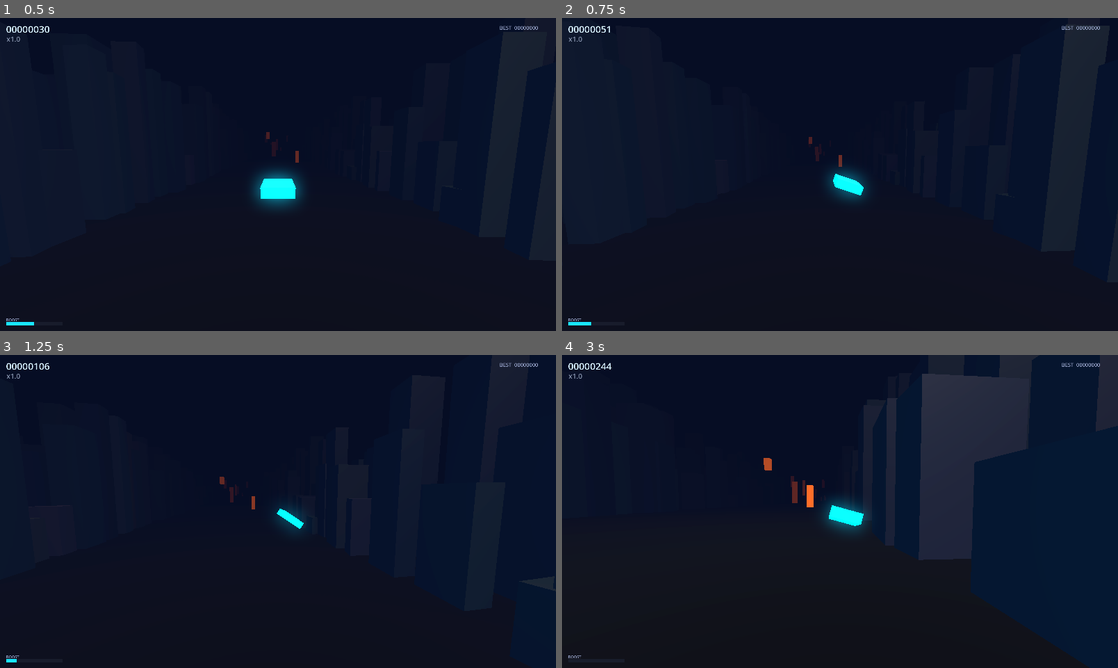
Above: before the commit, frames 1-4 (two rows, left to right).
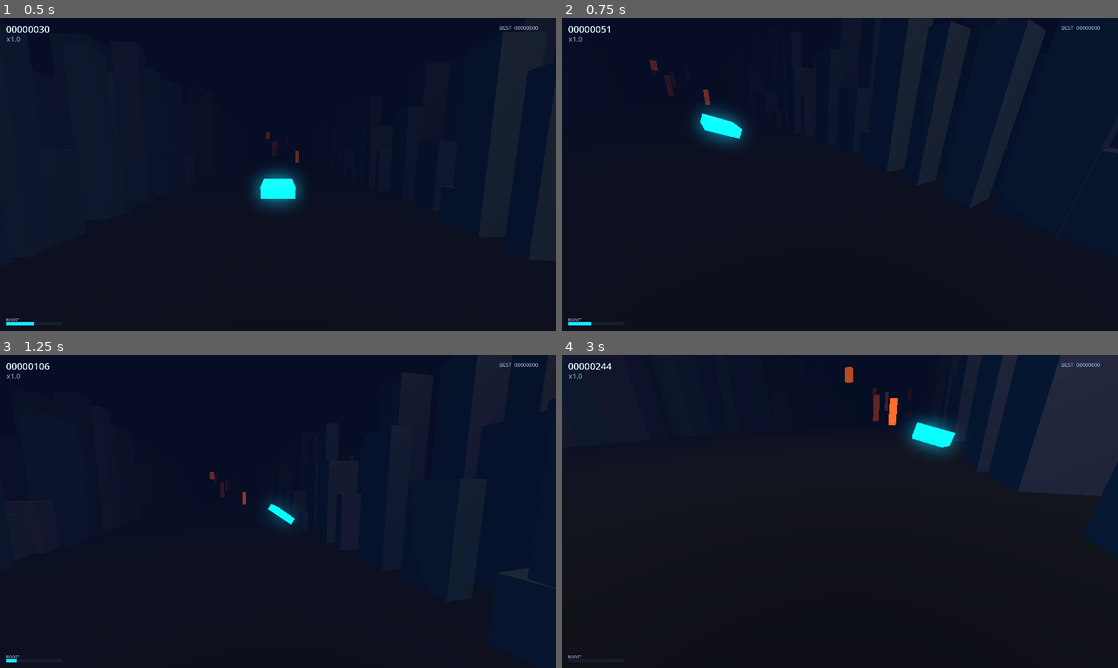
Above: after the commit, the same moments.

Repository: midas44/divepunk
Game: Godot game, scene res://scenes/main/Main.tscn
Two runs of this game, one before a commit and one after it. Both use one fixed random seed, a clock stepped at 60 frames per second and the inputs below.
Inputs (mouse positions are in pixels of both pictures, inside the frame that each line leads up to):
- Up to frame 1 (0.5 s): no input
- Up to frame 2 (0.75 s): move the mouse to (962, 158) at 0.52 s; hold D (steer_right) from 0.53 s (still down); hold Shift (boost) from 0.53 s (still down)
- Up to frame 3 (1.25 s): keep holding D (steer_right); keep holding Shift (boost); tap Space at 0.77 s
- Up to frame 4 (3 s): move the mouse to (728, 527) at 1.27 s; release D (steer_right) at 1.28 s; release Shift (boost) at 1.28 s; hold S (steer_down) 1.28-2.03 s; tap Shift (boost) at 1.35, 2.85 s; tap Space at 1.52 s; move the mouse to (895, 442) at 2.02 s; hold D (steer_right) 2.03-2.78 s; hold Shift (boost) 2.03-2.78 s; move the mouse to (812, 574) at 2.77 s; hold W (steer_up) from 2.78 s (still down)

Frame 1 is identical in both runs. In frame 2, 1.6% of the frame differs, in the area x 15-100%, y 13-59%; in frame 3, 0.3%; in frame 4, 17%, in the area x 36-100%, y 0-100%.

Commit message:
feat: controls — Esc quit, F fullscreen, hidden cursor + mouse free-look
- Esc quits the game; F toggles fullscreen/windowed (new InputMap actions
  registered in game.gd, handled in _unhandled_input).
- Capture + hide the cursor at boot so mouse motion drives the camera
  (skipped under --headless).
- camera_rig.gd: spring-back mouse free-look (Forza/Cyberpunk driving feel) —
  the view drifts with the mouse and eases back to forward when idle.
  Sensitivity, yaw/pitch limits and return speed exposed as @export.

Co-Authored-By: Claude Opus 4.8 (1M context) <noreply@anthropic.com>

Diff:
--- a/scripts/camera_rig.gd
+++ b/scripts/camera_rig.gd
@@ -20,10 +20,19 @@
 @export var shake_decay: float = 5.0
 @export var shake_strength: float = 0.6
 
+@export_group("Free-look (mouse)")
+@export var mouse_look_enabled: bool = true       ## drift the view with the mouse; springs back to centre
+@export var mouse_sensitivity: float = 0.0028     ## view offset (radians) per pixel of mouse motion
+@export var look_yaw_limit_deg: float = 90.0      ## max left / right view swing from centre
+@export var look_pitch_limit_deg: float = 60.0    ## max up / down view swing from centre
+@export var look_return_sharpness: float = 5.0    ## how fast the view eases back to forward when the mouse is idle
+
 var _target: Node3D
 var _cam: Camera3D
 var _shake: float = 0.0
 var _snapped: bool = false
+var _look_yaw: float = 0.0      ## current mouse-look yaw offset (radians); eases toward 0
+var _look_pitch: float = 0.0    ## current mouse-look pitch offset (radians); eases toward 0
 
 
 func _ready() -> void:
@@ -44,6 +53,20 @@
 	_shake = minf(_shake + amount, 1.0)
 
 
+## Accumulate mouse motion into the view offset. Handled in _input (not _unhandled_input) so a
+## full-screen Control can never swallow it; the captured cursor (set in game.gd) is what
+## produces the relative-motion events. Sign is non-inverted: mouse right looks right, up looks up.
+func _input(event: InputEvent) -> void:
+	if not mouse_look_enabled:
+		return
+	if event is InputEventMouseMotion and Input.mouse_mode == Input.MOUSE_MODE_CAPTURED:
+		var motion := (event as InputEventMouseMotion).relative
+		var yaw_limit := deg_to_rad(look_yaw_limit_deg)
+		var pitch_limit := deg_to_rad(look_pitch_limit_deg)
+		_look_yaw = clampf(_look_yaw - motion.x * mouse_sensitivity, -yaw_limit, yaw_limit)
+		_look_pitch = clampf(_look_pitch - motion.y * mouse_sensitivity, -pitch_limit, pitch_limit)
+
+
 func _process(delta: float) -> void:
 	if _target == null:
 		return
@@ -59,6 +82,15 @@
 	# Look a little ahead of the ship (it always travels −Z) for a forward-leaning feel.
 	look_at(_target.global_position + Vector3(0.0, 0.0, -look_ahead), Vector3.UP)
 
+	# Free-look: offset the view by the accumulated mouse motion, then ease it back toward
+	# forward so the player always drifts back to looking where they fly (driving-game feel).
+	if mouse_look_enabled:
+		var return_k := 1.0 - exp(-look_return_sharpness * delta)
+		_look_yaw = lerpf(_look_yaw, 0.0, return_k)
+		_look_pitch = lerpf(_look_pitch, 0.0, return_k)
+		rotate_object_local(Vector3.UP, _look_yaw)
+		rotate_object_local(Vector3.RIGHT, _look_pitch)
+
 	# Speed → FOV.
 	var ratio: float = 0.0
 	if _target.has_method(&"get_speed_ratio"):
--- a/scripts/game.gd
+++ b/scripts/game.gd
@@ -28,6 +28,7 @@
 
 func _ready() -> void:
 	_register_input()
+	_capture_mouse()
 	_ensure_environment()
 	_spawn_ship_and_camera()
 	_spawn_world()
@@ -35,8 +36,29 @@
 
 
 func _unhandled_input(event: InputEvent) -> void:
-	if event.is_action_pressed(&"restart"):
+	if event.is_action_pressed(&"quit"):
+		get_tree().quit()
+	elif event.is_action_pressed(&"toggle_fullscreen"):
+		_toggle_fullscreen()
+	elif event.is_action_pressed(&"restart"):
 		get_tree().reload_current_scene()
+
+
+## Hide + lock the cursor so mouse motion drives the free-look camera (skipped under --headless).
+func _capture_mouse() -> void:
+	if DisplayServer.get_name() == "headless":
+		return
+	Input.mouse_mode = Input.MOUSE_MODE_CAPTURED
+
+
+## Flip between fullscreen and windowed (the `toggle_fullscreen` / F action). Works regardless
+## of the boot mode set in settings/settings.cfg.
+func _toggle_fullscreen() -> void:
+	var win := get_window()
+	if win == null:
+		return
+	var is_fs := win.mode == Window.MODE_FULLSCREEN or win.mode == Window.MODE_EXCLUSIVE_FULLSCREEN
+	win.mode = Window.MODE_WINDOWED if is_fs else Window.MODE_FULLSCREEN
 
 
 func _spawn_ship_and_camera() -> void:
@@ -173,6 +195,8 @@
 	_add_action(&"steer_down",  [KEY_S, KEY_DOWN])
 	_add_action(&"boost",       [KEY_SHIFT, KEY_SPACE])
 	_add_action(&"restart",     [KEY_R])
+	_add_action(&"toggle_fullscreen", [KEY_F])
+	_add_action(&"quit",        [KEY_ESCAPE])
 
 
 func _add_action(action: StringName, keys: Array) -> void:
Not shown, changed: prompts/history.md
